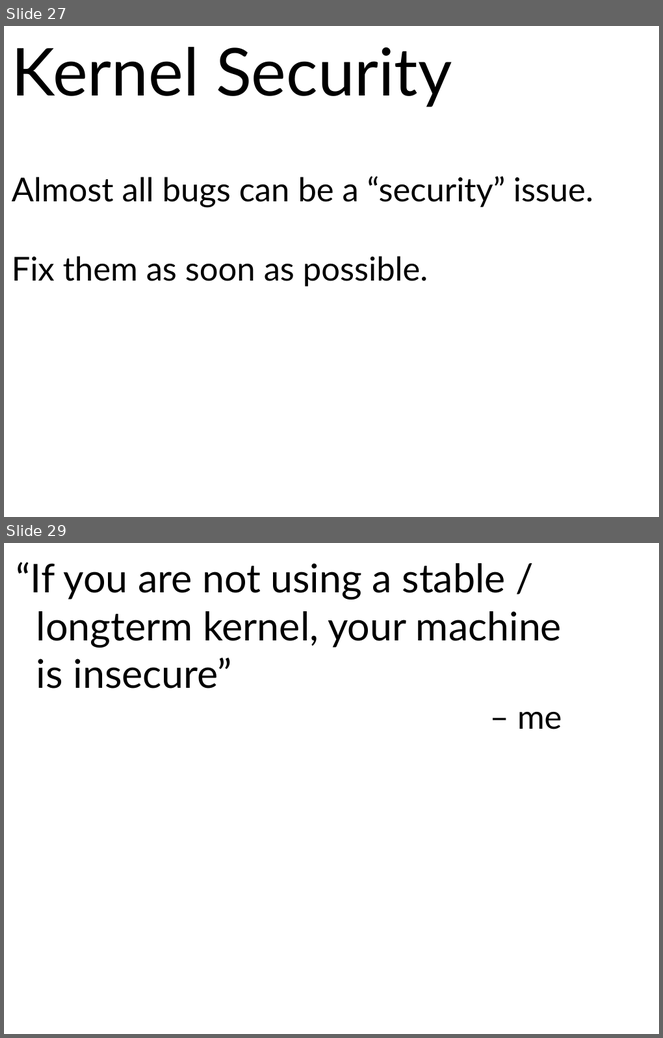
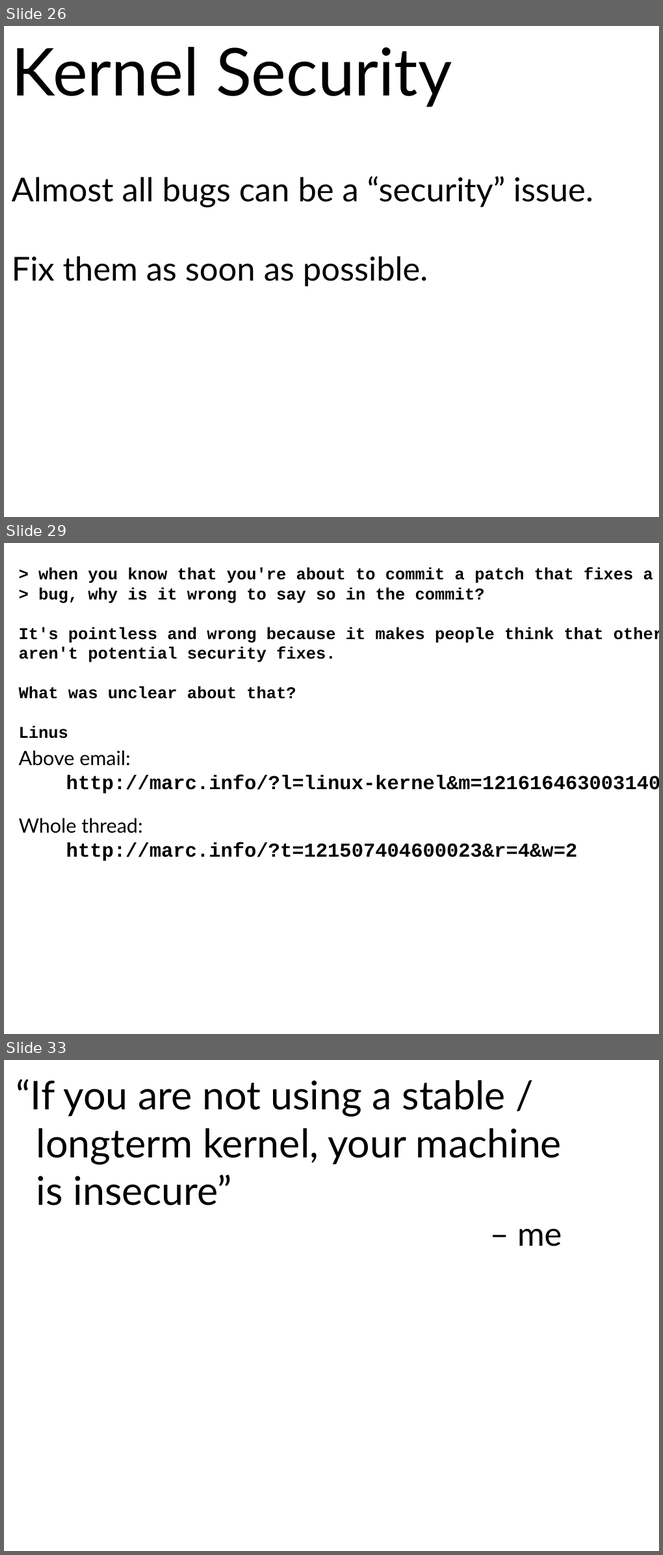
Before and after one commit to gregkh/presentation-release-model, a slide deck: release-model.odp. Shown one above the other, each under a label of ours: slides 27 and 29 before the commit, slides 26, 29 and 33 after it; the slides between them are not shown. The pictures are 663x1038 and 663x1555 pixels, drawn with LibreOffice and Linux fonts; fonts in the diff are those of the drawing. Boxes give left, top, right and bottom in pixels: in the first picture for what was removed or moved away, otherwise in the second. Text is boxed around its words. In the diff, an @@ line names an element or a change of style, - is before the commit and + after.

```diff
--- a/release-model.odp
+++ b/release-model.odp
@@ slide 29 added at <box>4,543,659,1034</box>, background #FFFFFF @@
@@ text added at <box>19,568,659,739</box>, 20 pt, text #000000, bold @@
+> when you know that you're about to commit a patch that fixes a security
+> bug, why is it wrong to say so in the commit?
+It's pointless and wrong because it makes people think that other bugs
+aren't potential security fixes.
+What was unclear about that?
+Linus
@@ text added at <box>19,750,659,861</box>, 24 pt, text #000000, bold @@
+Above email:
+http://marc.info/?l=linux-kernel&m=121616463003140&w=2
+Whole thread:
+http://marc.info/?t=121507404600023&r=4&w=2
@@ what was slide 27 is now slide 26 @@
@@ what was slide 29 is now slide 33 @@
```
Also in this commit, not shown: 4 slides changed, 5 other slides added, 2 slides removed, 1 other file.
